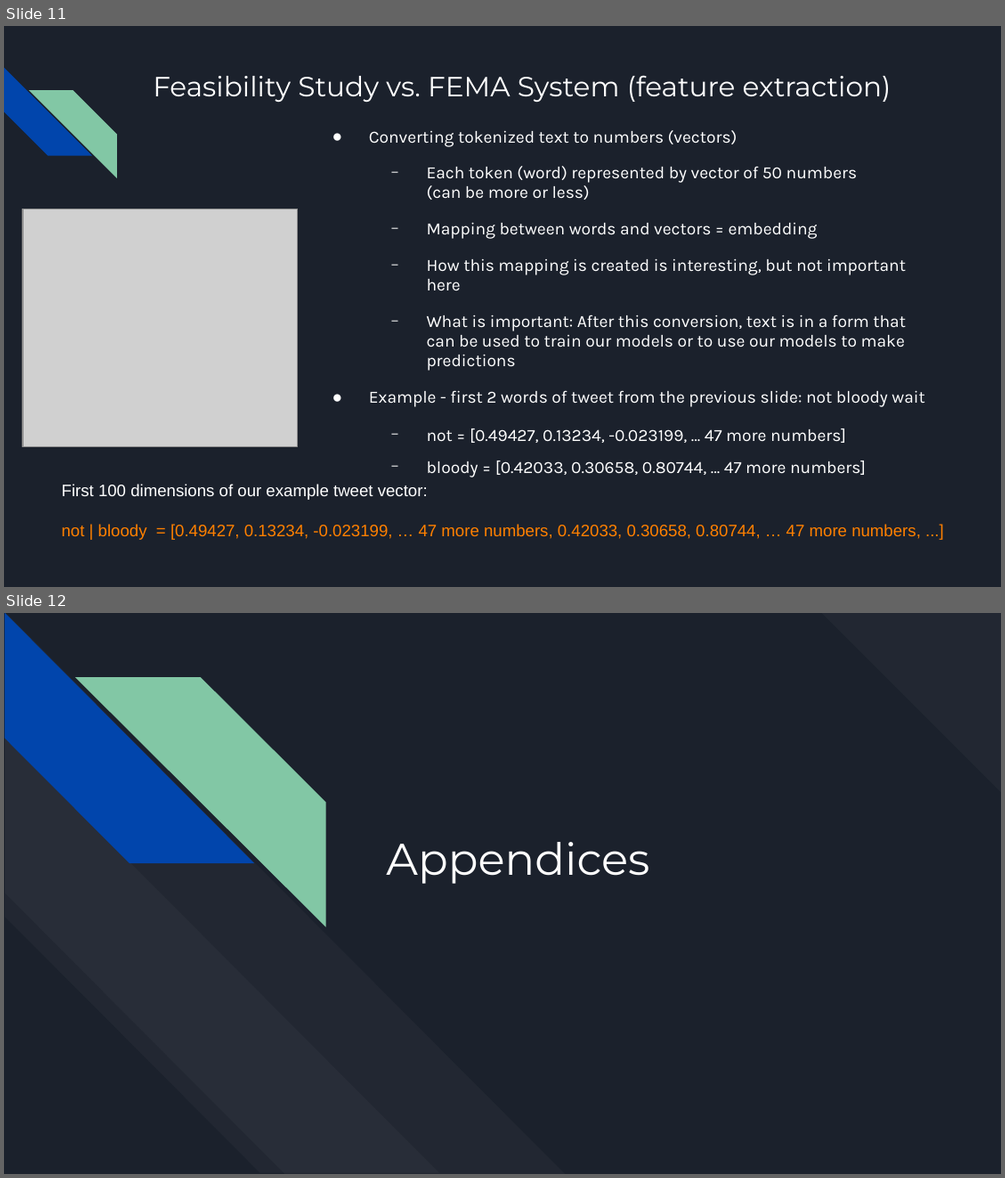
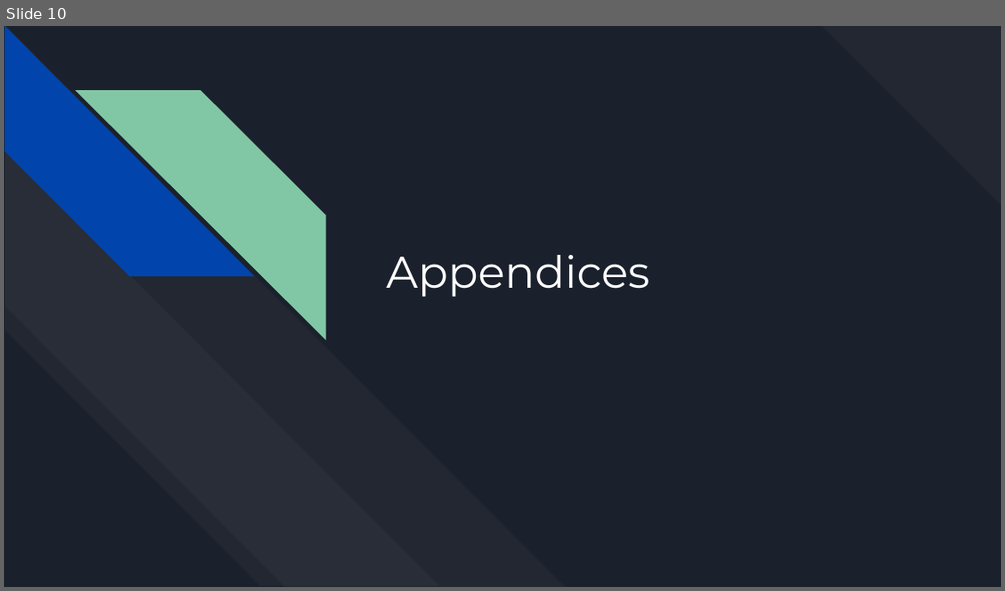
Before and after one commit to MichaelSzczepaniak/WordEmbeddings, a slide deck: word_embeddings_30min.odp. Shown one above the other, each under a label of ours: slides 11 and 12 before the commit, slide 10 after it. The pictures are 1005x1178 and 1005x591 pixels, drawn with LibreOffice and Linux fonts; fonts in the diff are those of the drawing; grey boxes stand for pictures. Boxes give left, top, right and bottom in pixels: in the first picture for what was removed or moved away, otherwise in the second. Text is boxed around its words. In the diff, an @@ line names an element or a change of style, - is before the commit and + after.

```diff
--- a/word_embeddings_30min.odp
+++ b/word_embeddings_30min.odp
@@ slide 11 removed at [4,26,1001,587], background #1B212C @@
@@ diag stripe removed at [4,68,92,156] @@
@@ title removed at [153,75,891,102] @@
-Feasibility Study vs. FEMA System (feature extraction)
@@ diag stripe removed at [29,90,117,177] @@
@@ text removed at [369,130,924,477] @@
-● Converting tokenized text to numbers (vectors)
-  − Each token (word) represented by vector of 50 numbers
-    (can be more or less)
-  − Mapping between words and vectors = embedding
-  − How this mapping is created is interesting, but not important here
-  − What is important: After this conversion, text is in a form that can be used to train our models or to use our models to make predictions
-● Example - first 2 words of tweet from the previous slide: not bloody wait
-  − not = [0.49427, 0.13234, -0.023199, … 47 more numbers]
-  − bloody = [0.42033, 0.30658, 0.80744, … 47 more numbers]
@@ picture removed at [23,208,298,447] @@
@@ text removed at [62,483,921,540] @@
-First 100 dimensions of our example tweet vector:
-not | bloody = [0.49427, 0.13234, -0.023199, … 47 more numbers, 0.42033, 0.30658, 0.80744, … 47 more numbers, ...]
@@ what was slide 12 is now slide 10 @@
```
Also in this commit, not shown: 5 slides changed, 7 slides added, 8 other slides removed.
